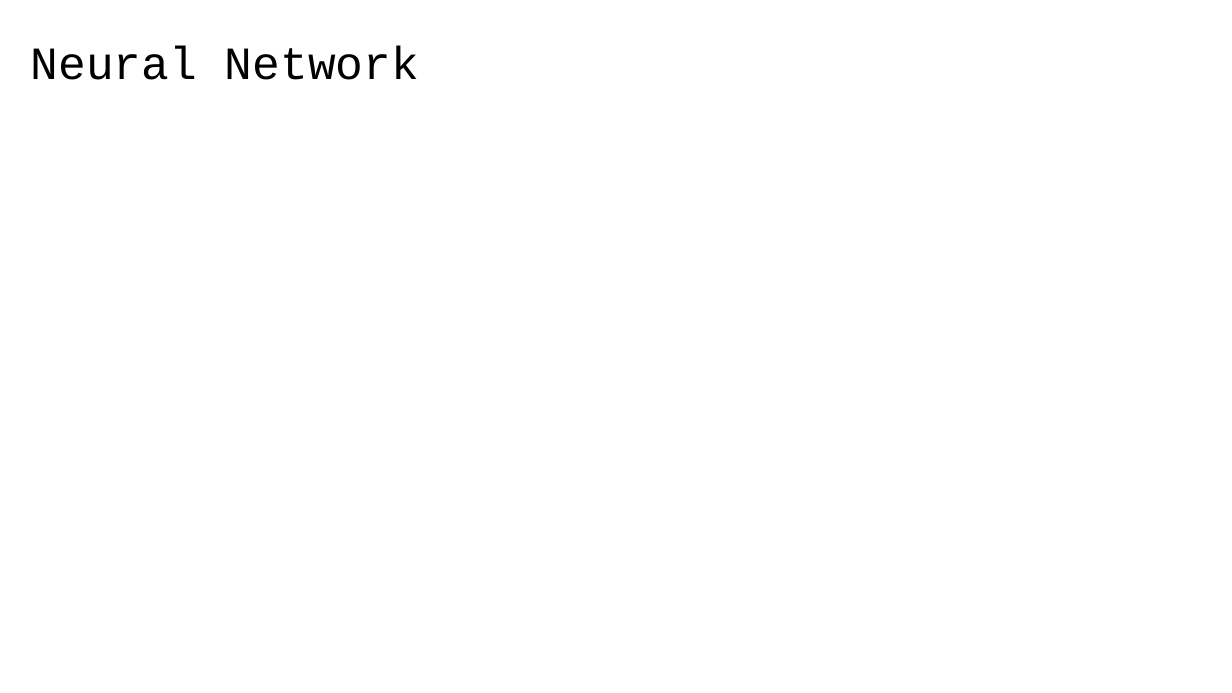
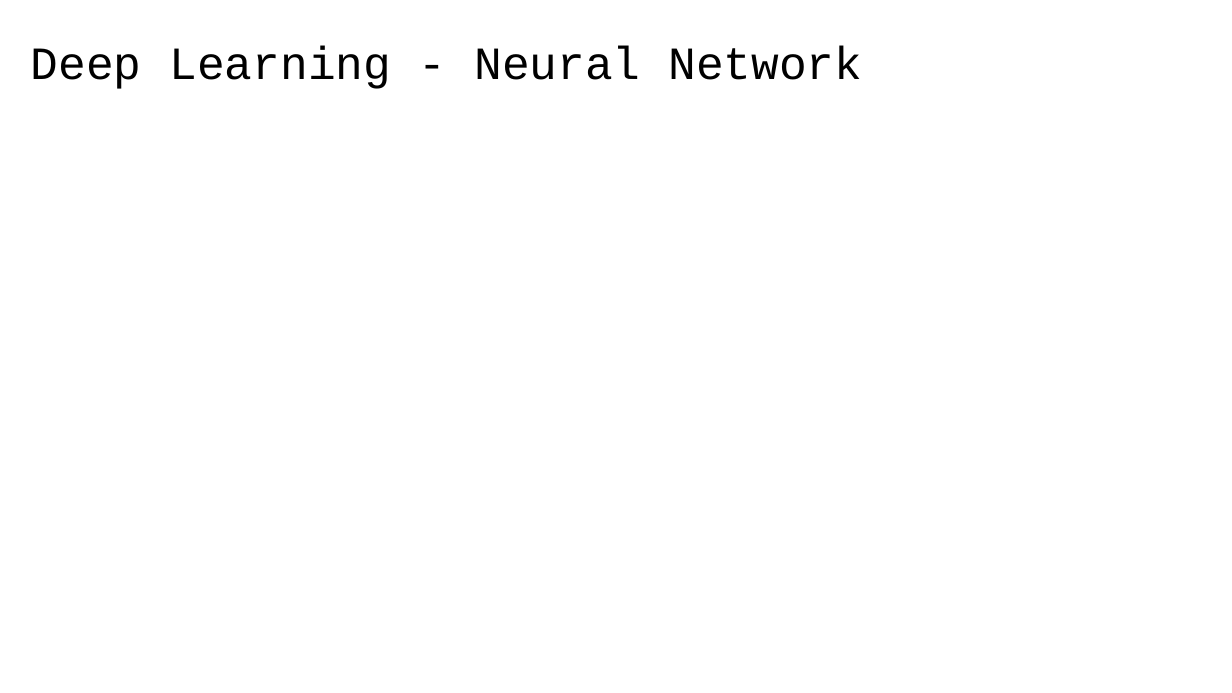
Before and after one commit to 40tude/fullstack_mars_2024, a slide deck: slide 20 of 12_assets/course_review.pptx (slide 5 before the commit). Drawn at 1232x693 pixels with LibreOffice and Linux fonts; fonts in the diff are those of the drawing. Boxes give left, top, right and bottom in pixels: in the first picture for what was removed or moved away, otherwise in the second. Text is boxed around its words. In the diff, an @@ line names an element or a change of style, - is before the commit and + after.

```diff
--- a/12_assets/course_review.pptx
+++ b/12_assets/course_review.pptx
@@ title at [31,46,862,89]: text changed @@
-Neural Network
+Deep Learning - Neural Network
```
Also in this commit, not shown: 11 other slides changed, 16 slides added, 1 slide removed, 18 other files.
